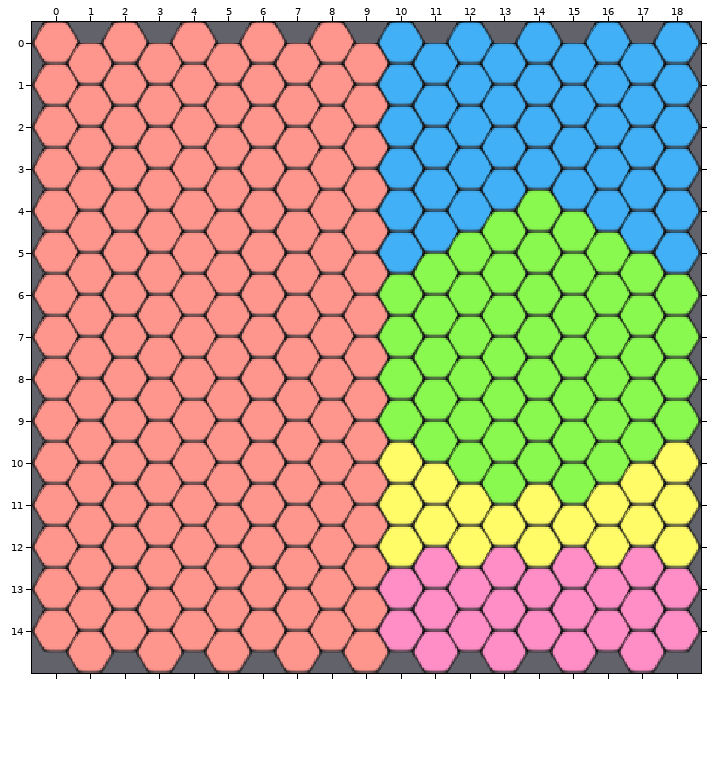
Two versions of a level (Tiled map (JSON), maps/sandbox/map-with-polygons.tmj). This is how it looked before the edit.
Cells are 32x28 px. Hexagonal. Every second column is shifted by half a cell. Shown: x 0..18, y 0..14.
After the commit:
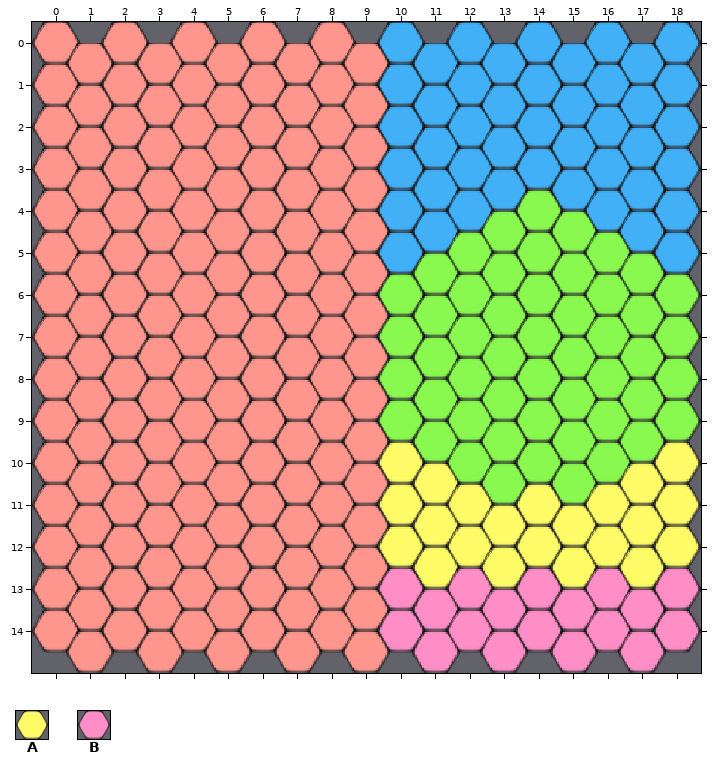
Key: from "Color Set": A 3 "Yellow", B 5 "Purple".
_ is an empty cell, . an unchanged one.
Edits made:
--- layer "Tile Layer 1"
@@ x 11..17 @@
-12 B.B.B.B
+12 A.A.A.A
Changed places in both pictures, as pixel boxes (x1, y1, x2, y2):
changed: (413, 547, 458, 589)
changed: (481, 547, 526, 589)
changed: (551, 547, 596, 589)
changed: (619, 547, 664, 589)
